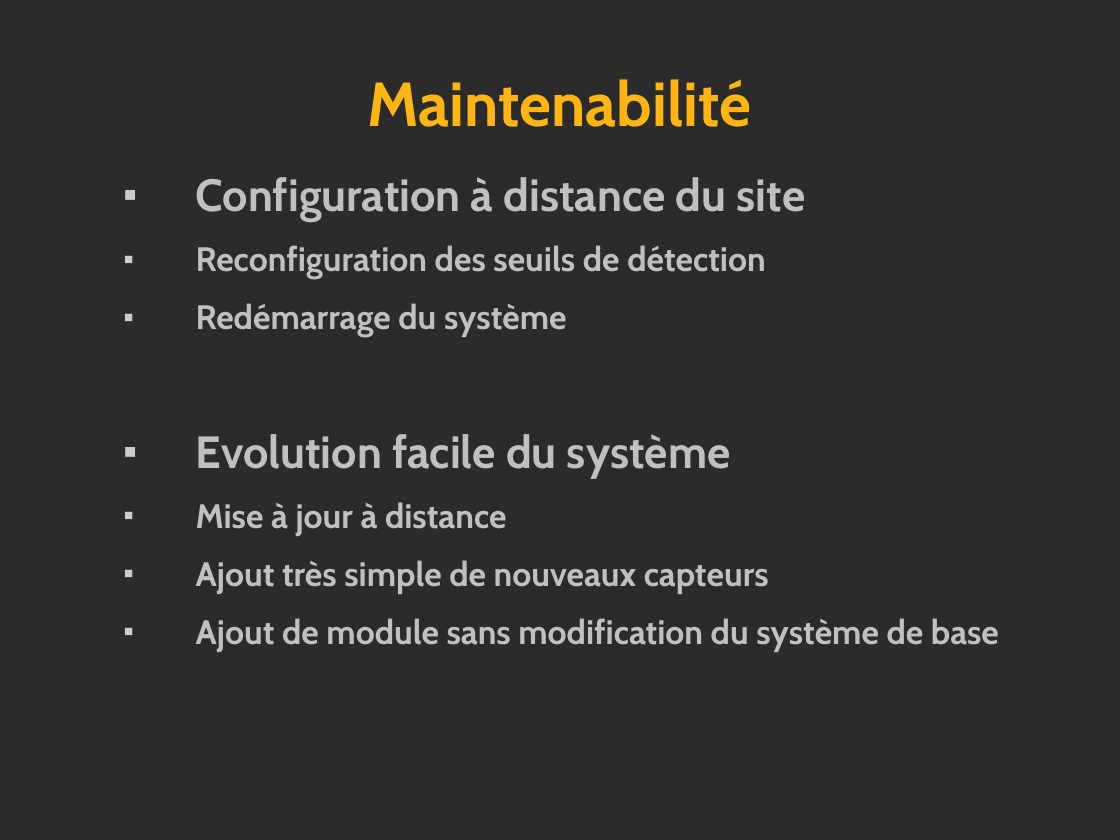
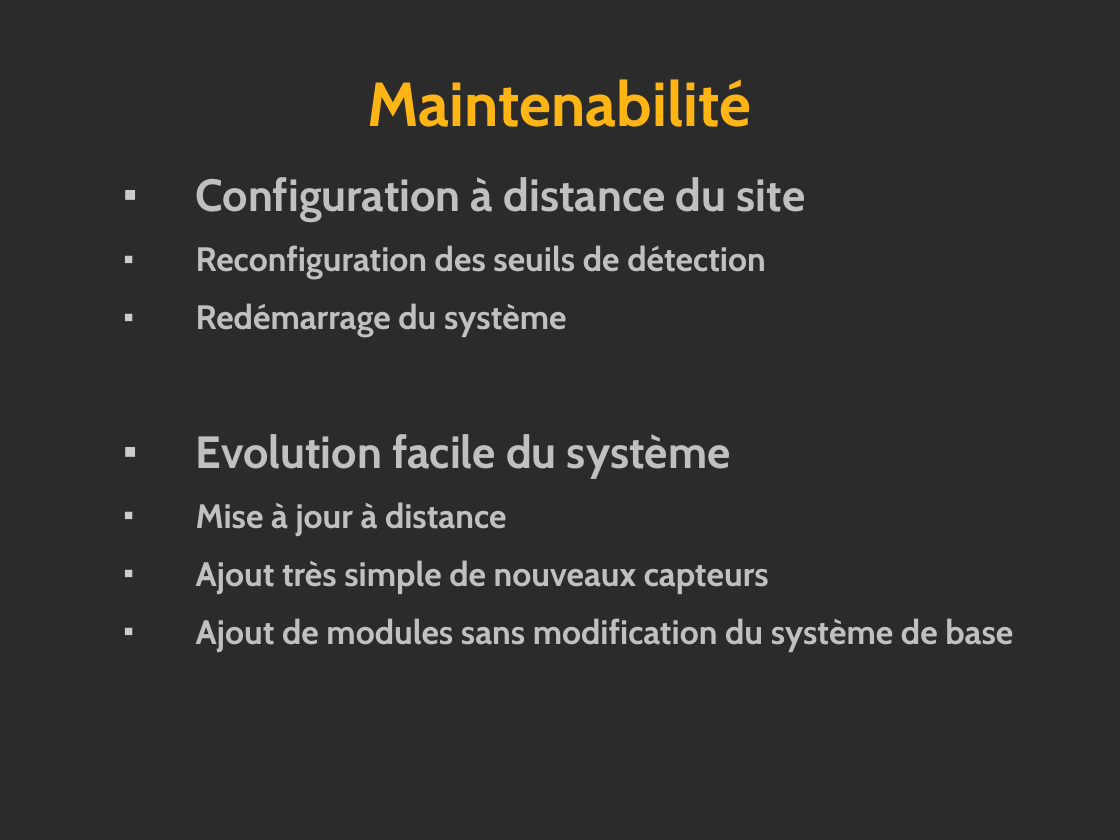
Before and after one commit to leandromattioli/projetIngenierie, a slide deck: slide 13 of Perso_CdP/RevueFinale/RevueFinale.odp (slide 10 before the commit). Drawn at 1120x840 pixels with LibreOffice and Linux fonts; fonts in the diff are those of the drawing; background and template pictures are left out; a plain dark background stands for a picture behind light text. Boxes give left, top, right and bottom in pixels: in the first picture for what was removed or moved away, otherwise in the second. Text is boxed around its words. In the diff, an @@ line names an element or a change of style, - is before the commit and + after.

```diff
--- a/Perso_CdP/RevueFinale/RevueFinale.odp
+++ b/Perso_CdP/RevueFinale/RevueFinale.odp
@@ text at (196,618,1013,652): text changed @@
-■ Ajout de module sans modification du système de base
+■ Ajout de modules sans modification du système de base
```
Also in this commit, not shown: 9 other slides changed, 4 slides added, 1 slide removed, 20 other files.
